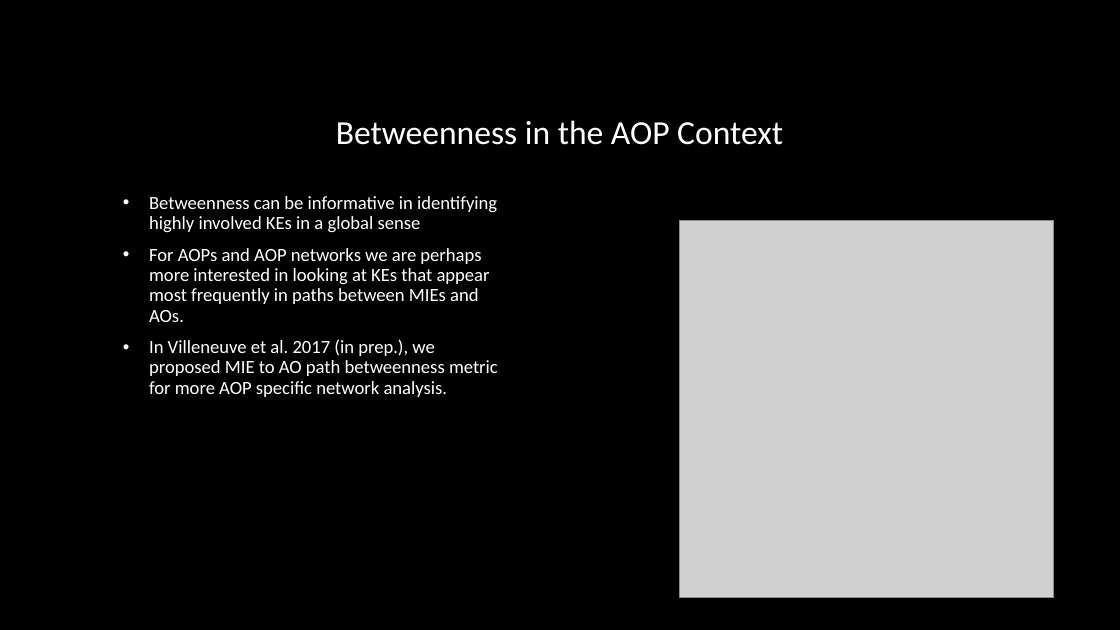
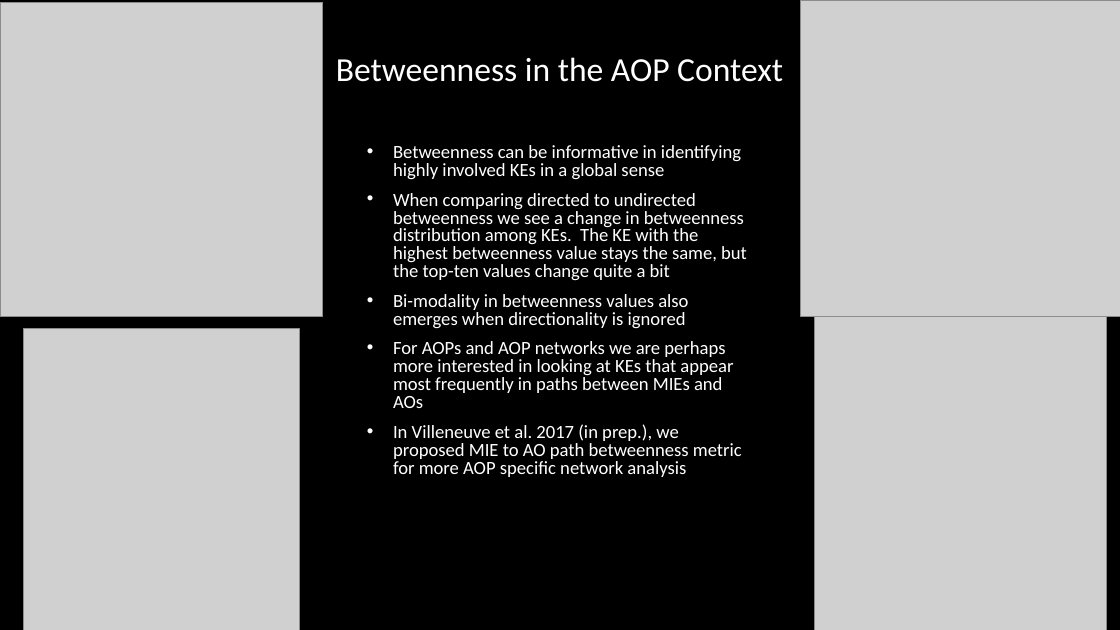
Before and after one commit to npollesch/AOPWiki, a slide deck: slide 29 of Presentations/AOPwiki_analysis.pptx (slide 28 before the commit). Drawn at 1120x630 pixels with LibreOffice and Linux fonts; fonts in the diff are those of the drawing; grey boxes stand for pictures. Boxes give left, top, right and bottom in pixels: in the first picture for what was removed or moved away, otherwise in the second. Text is boxed around its words. In the diff, an @@ line names an element or a change of style, - is before the commit and + after.

```diff
--- a/Presentations/AOPwiki_analysis.pptx
+++ b/Presentations/AOPwiki_analysis.pptx
@@ picture added at [0, 2, 323, 317] @@
@@ picture added at [801, 0, 1120, 316] @@
@@ title "Betweenness in the AOP Context": place and size @@
-title "Betweenness in the AOP Context" at [336, 120, 783, 145]
+title "Betweenness in the AOP Context" at [336, 57, 783, 82]
@@ text "Betweenness can be informative in ...": place and size @@
-text "Betweenness can be informative in ..." at [149, 196, 498, 397]
+text "Betweenness can be informative in ..." at [393, 145, 747, 477]
@@ text at [393, 145, 741, 180]: line spacing 0.9 to 0.8 @@
@@ text at [393, 193, 747, 477]: text changed @@
-• For AOPs and AOP networks we are perhaps more interested in looking at KEs that appear most frequently in paths between MIEs and AOs.
-• In Villeneuve et al. 2017 (in prep.), we proposed MIE to AO path betweenness metric for more AOP specific network analysis.
+• When comparing directed to undirected betweenness we see a change in betweenness distribution among KEs. The KE with the highest betweenness value stays the same, but the top-ten values change quite a bit
+• Bi-modality in betweenness values also emerges when directionality is ignored
+• For AOPs and AOP networks we are perhaps more interested in looking at KEs that appear most frequently in paths between MIEs and AOs
+• In Villeneuve et al. 2017 (in prep.), we proposed MIE to AO path betweenness metric for more AOP specific network analysis
@@ picture removed at [680, 220, 1054, 597] @@
@@ picture added at [24, 329, 300, 630] @@
@@ picture added at [815, 317, 1107, 630] @@
```
Also in this commit, not shown: 7 other slides changed, 6 slides added, 1 slide removed.
